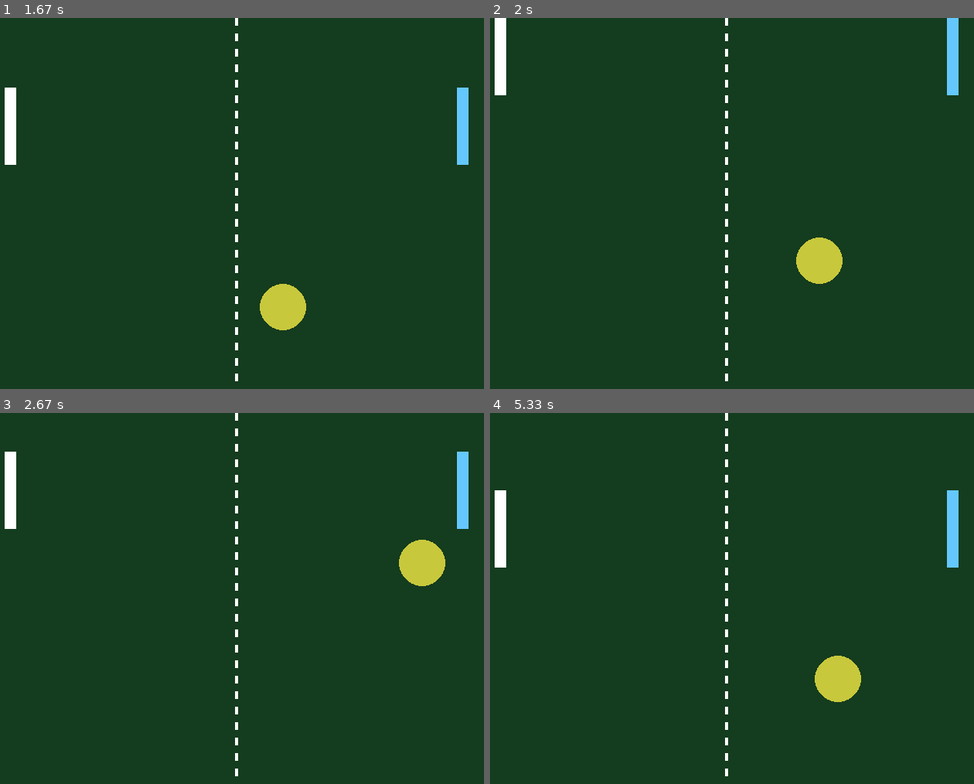
Above: before the commit, frames 1-4 (two rows, left to right).
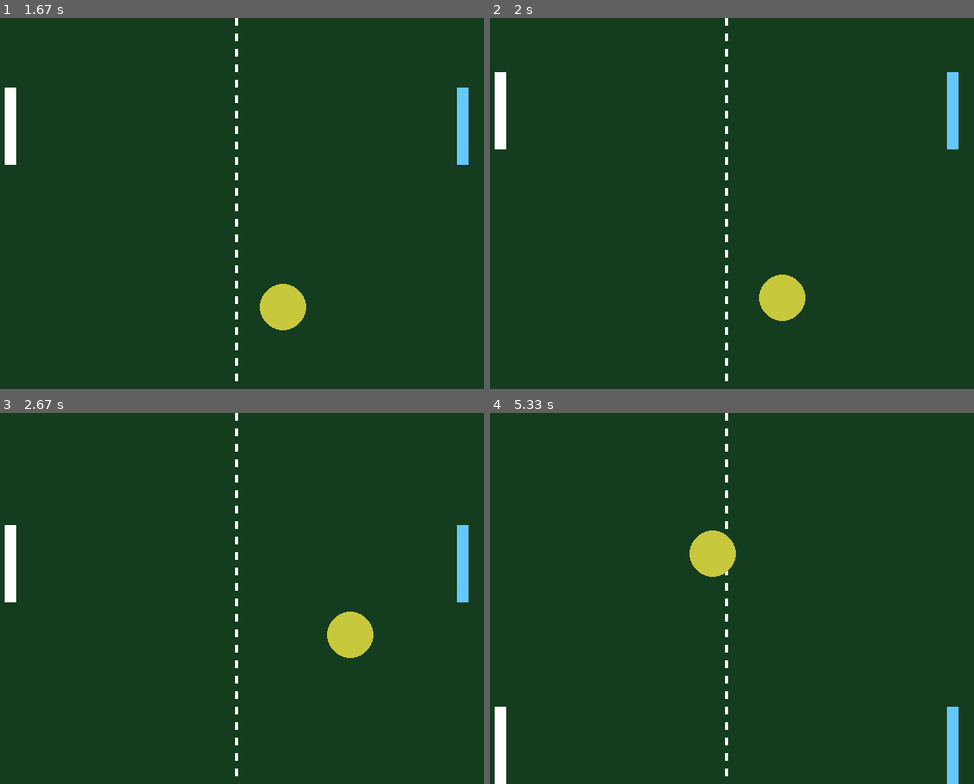
Above: after the commit, the same moments.

Repository: jvnusrg/pygame-practice
Game: pygame game, started from pong.py
Same seed, same stepped clock (60 frames per second), same inputs: the game is played once before the commit and once after it.
Inputs:
- Up to frame 1 (1.67 s): hold W 0.33-0.8 s; hold Up 0.33-0.8 s; hold Up 0.83-1.3 s; hold W 0.83-1.3 s; hold Down 1.33-1.63 s; hold S 1.33-1.63 s
- Up to frame 2 (2 s): hold Up from 1.67 s (still down); hold W from 1.67 s (still down); tap Space at 1.73 s
- Up to frame 3 (2.67 s): release Up at 2.03 s; release W at 2.03 s; hold Down 2.07-2.43 s; hold S 2.07-2.43 s; tap Space at 2.13, 2.53 s; hold Up from 2.47 s (still down); hold W from 2.47 s (still down)
- Up to frame 4 (5.33 s): release Up at 2.77 s; release W at 2.77 s; hold Down 2.8-3.1 s; hold S 2.8-3.1 s; tap Space at 2.87, 3.2, 3.6, 4, 4.33, 4.67, 5.07 s; hold Up 3.13-3.5 s; hold W 3.13-3.5 s; hold Down 3.53-3.9 s; hold S 3.53-3.9 s; hold Up 3.93-4.23 s; hold W 3.93-4.23 s; hold Down 4.27-4.57 s; hold S 4.27-4.57 s; hold Up 4.6-4.97 s; hold W 4.6-4.97 s; hold Down from 5 s (still down); hold S from 5 s (still down)

Frame 1 is identical in both runs. In frame 2, 3.3% of the frame differs, in the area x 0-97%, y 0-82%; in frame 3, 3.8%; in frame 4, 3.9%, in the area x 0-97%, y 20-100%.

Commit message:
Pause/Resume feature added

Diff:
--- a/pong.py
+++ b/pong.py
@@ -25,72 +25,79 @@
 paddle2_height = 100
 paddle2_speed = 5
 
+pause = False
+
 running = True
 while running:
     for event in pygame.event.get():
         if event.type == pygame.QUIT:
             running = False
 
-    x = x + speed_x
-    y = y + speed_y
+        if event.type == pygame.KEYDOWN:
+            if event.key == pygame.K_SPACE:
+                pause = not pause
 
-    keys = pygame.key.get_pressed()
-    if keys[pygame.K_w]:
-        paddle_y = paddle_y - paddle_speed
-    if keys[pygame.K_s]:
-        paddle_y = paddle_y + paddle_speed
+    if not pause:
+        x = x + speed_x
+        y = y + speed_y
 
-    if paddle_y < 0:
-        paddle_y = 0
-    if paddle_y + paddle_height > 480:
-        paddle_y = 480 - paddle_height
+        keys = pygame.key.get_pressed()
+        if keys[pygame.K_w]:
+            paddle_y = paddle_y - paddle_speed
+        if keys[pygame.K_s]:
+            paddle_y = paddle_y + paddle_speed
 
-    if keys[pygame.K_UP]:
-        paddle2_y = paddle2_y - paddle2_speed
-    if keys[pygame.K_DOWN]:
-        paddle2_y = paddle2_y + paddle2_speed
+        if paddle_y < 0:
+            paddle_y = 0
+        if paddle_y + paddle_height > 480:
+            paddle_y = 480 - paddle_height
 
-    if paddle2_y < 0:
-        paddle2_y =0
-    if paddle2_y + paddle2_height > 480:
-        paddle2_y = 480 - paddle2_height
+        if keys[pygame.K_UP]:
+            paddle2_y = paddle2_y - paddle2_speed
+        if keys[pygame.K_DOWN]:
+            paddle2_y = paddle2_y + paddle2_speed
 
-    #if x <= 0 or x + width >= 640:
-        #speed_x = speed_x * -1
-    if y <=0 or y + height >= 480:
-        speed_y = speed_y * -1
+        if paddle2_y < 0:
+            paddle2_y =0
+        if paddle2_y + paddle2_height > 480:
+            paddle2_y = 480 - paddle2_height
 
-    ball_rect = pygame.Rect(x, y, width, height)
-    paddle_rect = pygame.Rect(paddle_x, paddle_y, paddle_width, paddle_height)
-    paddle2_rect = pygame.Rect(paddle2_x, paddle2_y, paddle2_width, paddle2_height)
+        #if x <= 0 or x + width >= 640:
+            #speed_x = speed_x * -1
+        if y <=0 or y + height >= 480:
+            speed_y = speed_y * -1
 
-    if ball_rect.colliderect(paddle_rect) or ball_rect.colliderect(paddle2_rect):
-        speed_x = speed_x * -1
+        ball_rect = pygame.Rect(x, y, width, height)
+        paddle_rect = pygame.Rect(paddle_x, paddle_y, paddle_width, paddle_height)
+        paddle2_rect = pygame.Rect(paddle2_x, paddle2_y, paddle2_width, paddle2_height)
 
-    if x < 0:
-        print("Right player scores!")
-        x = 320
-        y = 200
-        speed_x = speed_x * -1
+        if ball_rect.colliderect(paddle_rect) or ball_rect.colliderect(paddle2_rect):
+            speed_x = speed_x * -1
 
-    if x > 640:
-        print("Left player scores!")
-        x = 320
-        y = 200
-        speed_x = speed_x * -1
+        if x < 0:
+            print("Right player scores!")
+            x = 320
+            y = 200
+            speed_x = speed_x * -1
 
-    screen.fill((20, 60, 30))
+        if x > 640:
+            print("Left player scores!")
+            x = 320
+            y = 200
+            speed_x = speed_x * -1
 
-    for dash_y in range (0, 480, 20):
-        pygame.draw.rect(screen, (255,255,255), (320-2, dash_y, 4, 10))
+        screen.fill((20, 60, 30))
 
-    pygame.draw.circle(screen, (200,200,60), (int(x + width // 2), int(y + height // 2)), width // 2)
+        for dash_y in range (0, 480, 20):
+            pygame.draw.rect(screen, (255,255,255), (320-2, dash_y, 4, 10))
 
-    pygame.draw.rect(screen, (255,255,255),(paddle_x, paddle_y, paddle_width, paddle_height))
+        pygame.draw.circle(screen, (200,200,60), (int(x + width // 2), int(y + height // 2)), width // 2)
 
-    pygame.draw.rect(screen, (100,200,255),(paddle2_x, paddle2_y, paddle2_width, paddle2_height))
-    pygame.display.flip()
+        pygame.draw.rect(screen, (255,255,255),(paddle_x, paddle_y, paddle_width, paddle_height))
 
-    clock.tick(60)
+        pygame.draw.rect(screen, (100,200,255),(paddle2_x, paddle2_y, paddle2_width, paddle2_height))
+        pygame.display.flip()
+
+        clock.tick(60)
 
 pygame.quit()
